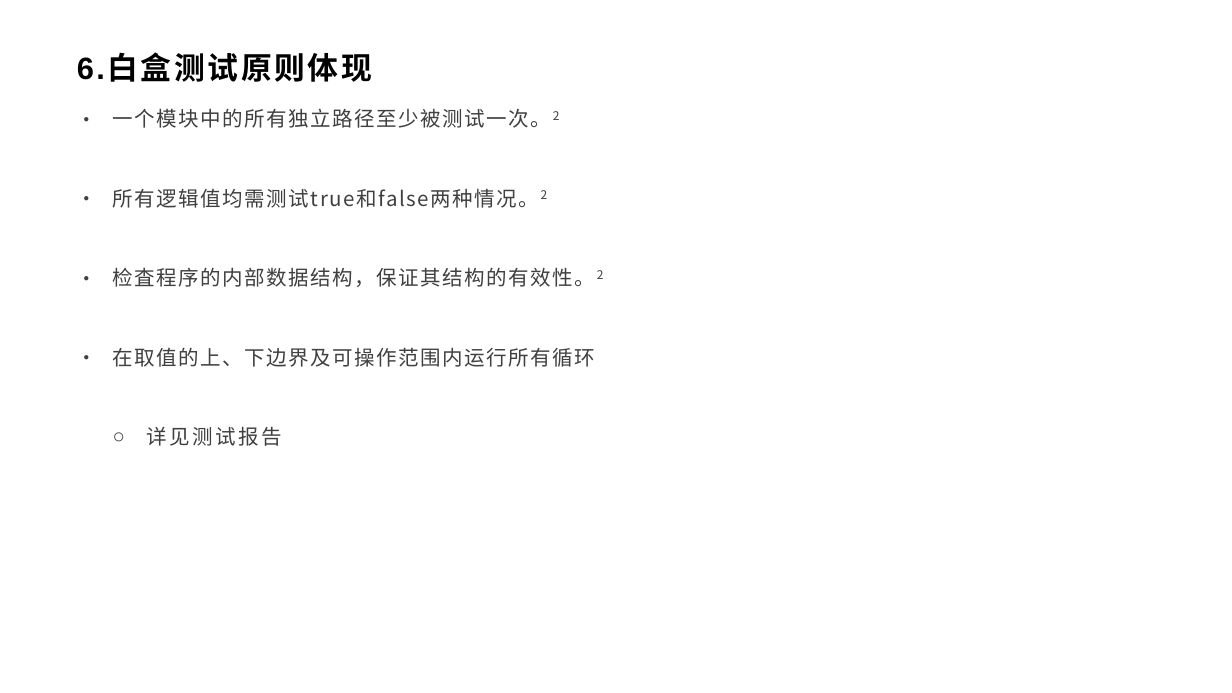
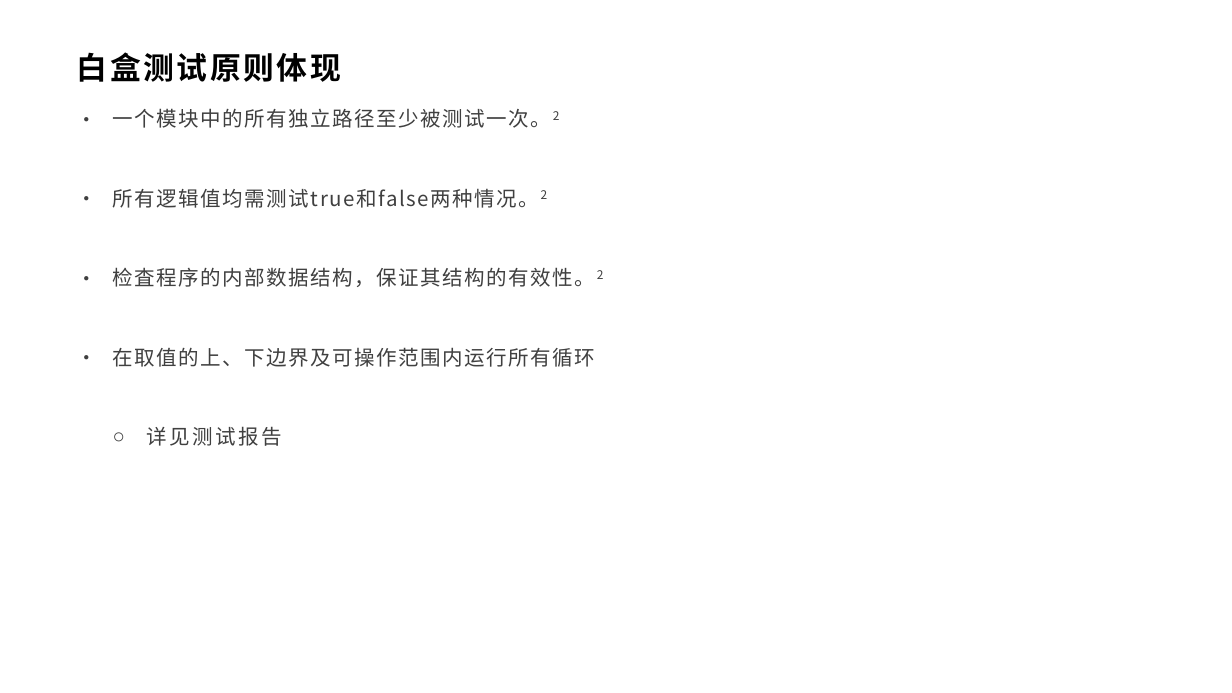
Before and after one commit to xlisses/ruang, a slide deck: slide 9 of 9.final/实现评审.pptx. Drawn at 1232x693 pixels with LibreOffice and Linux fonts; fonts in the diff are those of the drawing; background and template pictures are left out. Boxes give left, top, right and bottom in pixels: in the first picture for what was removed or moved away, otherwise in the second. Text is boxed around its words. In the diff, an @@ line names an element or a change of style, - is before the commit and + after.

```diff
--- a/9.final/实现评审.pptx
+++ b/9.final/实现评审.pptx
@@ title at (77, 52, 341, 82): text changed @@
-6.白盒测试原则体现
+白盒测试原则体现
```
Also in this commit, not shown: 14 other slides changed, 1 slide added, 2 slides removed.
